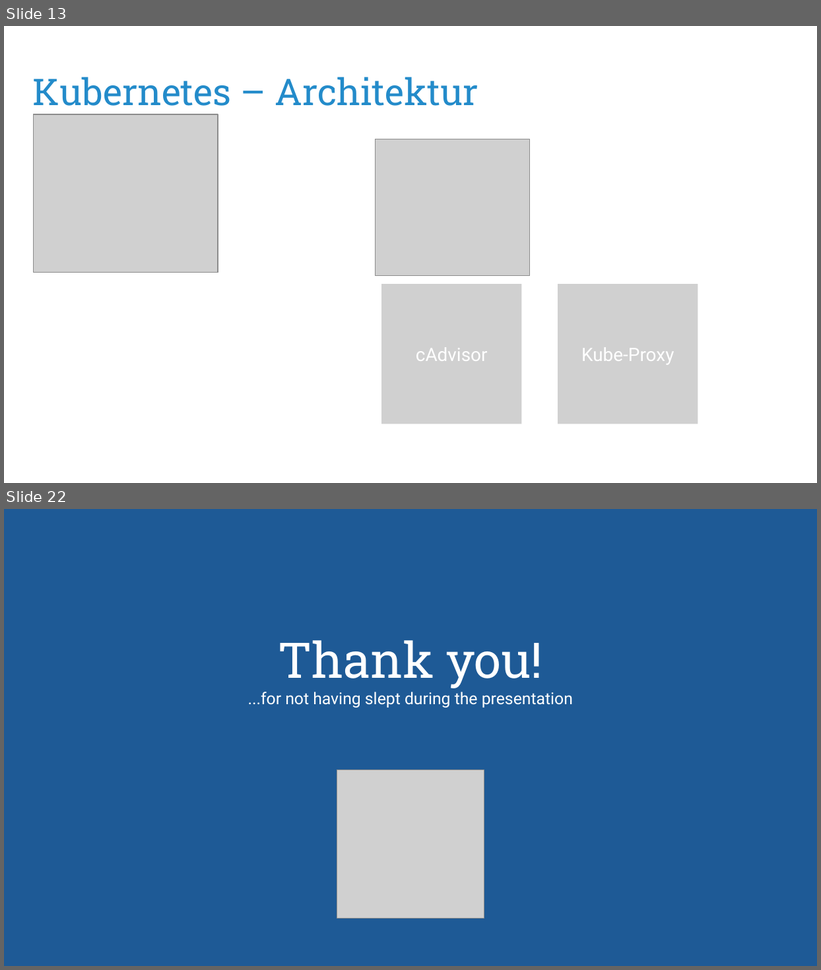
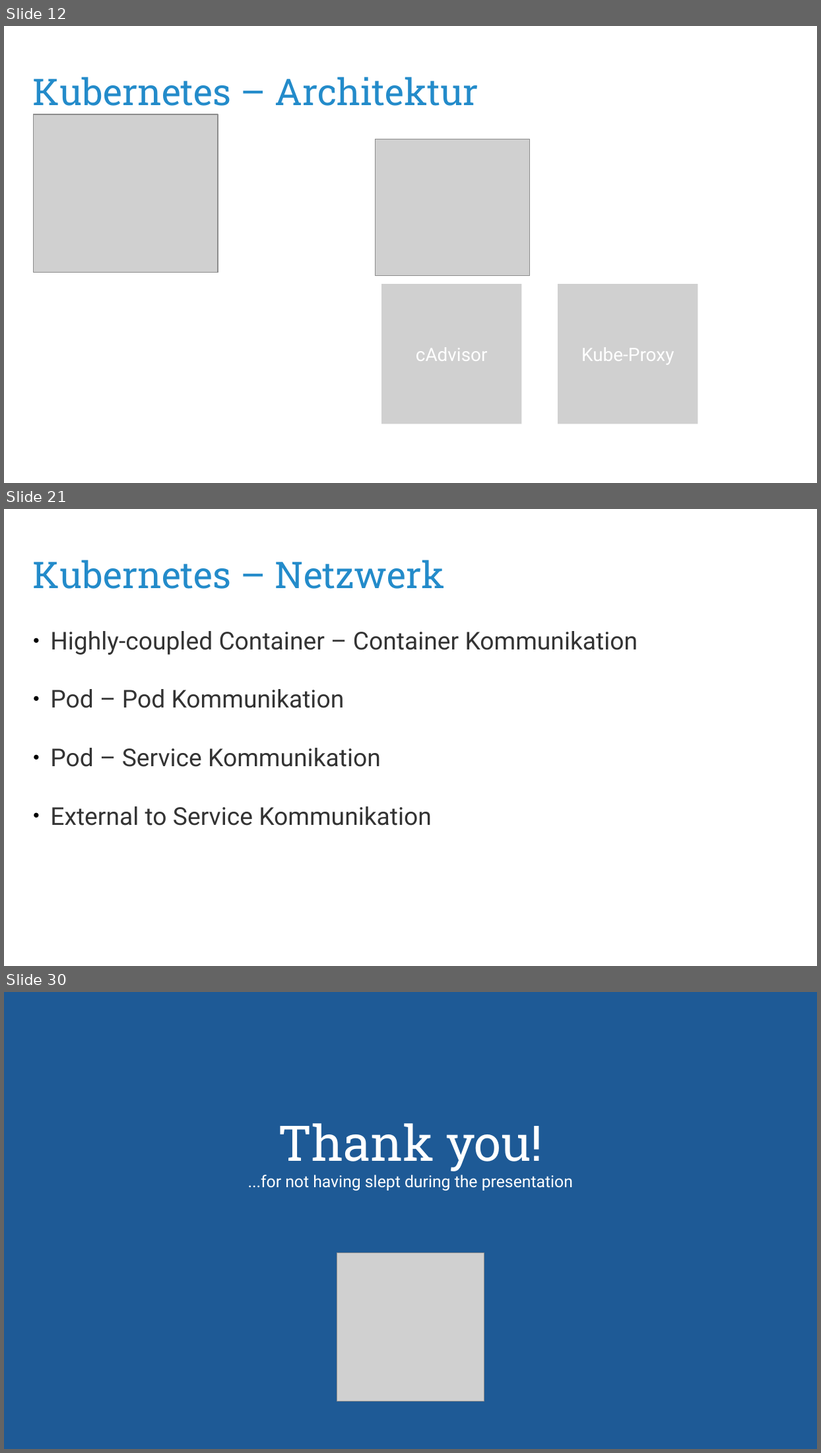
Before and after one commit to puzzle/kubernetes-techlab, a slide deck: presentation/kubernetes-workshop.odp. Shown one above the other, each under a label of ours: slides 13 and 22 before the commit, slides 12, 21 and 30 after it; the slides between them are not shown. The pictures are 821x970 and 821x1453 pixels, drawn with LibreOffice and Linux fonts; fonts in the diff are those of the drawing; grey boxes stand for pictures; background and template pictures are left out. Boxes give left, top, right and bottom in pixels: in the first picture for what was removed or moved away, otherwise in the second. Text is boxed around its words. In the diff, an @@ line names an element or a change of style, - is before the commit and + after.

```diff
--- a/presentation/kubernetes-workshop.odp
+++ b/presentation/kubernetes-workshop.odp
@@ slide 21 added at [4, 509, 817, 966], background #FFFFFF @@
@@ title added at [33, 560, 445, 589], 36 pt, text #238BCA @@
+Kubernetes – Netzwerk
@@ text added at [50, 631, 638, 826], 24 pt, text #333333 @@
+● Highly-coupled Container – Container Kommunikation
+● Pod – Pod Kommunikation
+● Pod – Service Kommunikation
+● External to Service Kommunikation
@@ what was slide 13 is now slide 12 @@
@@ what was slide 22 is now slide 30 @@
```
Also in this commit, not shown: 4 slides changed, 16 other slides added, 9 slides removed, 1 other file.
